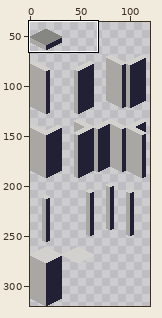
Two versions of one pixel-art file, assets/iso_tile_refrence_wall_sheet.aseprite. The first picture is a wide view before the edit; the outline marks the close-up.
Close-up. The starting point:
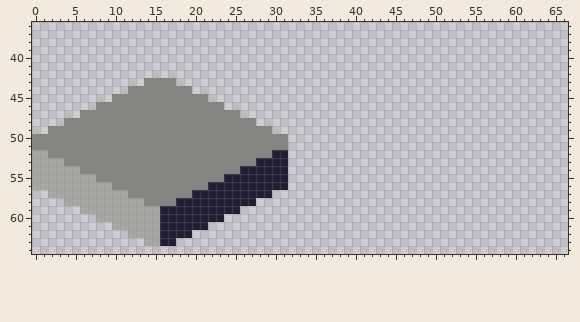
128x320 pixels, 1 frame. Shown: x 0..66, y 36..64. The wide view leaves out empty margins. The commit also changed other parts of the picture, which this record leaves out.
Now the later version:
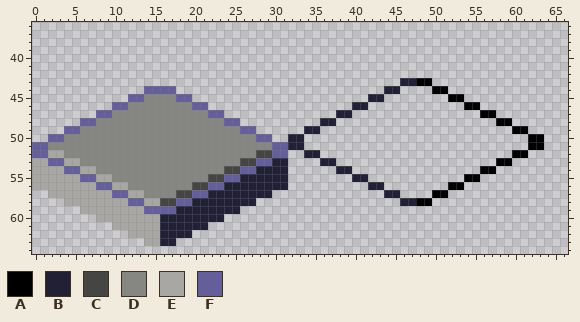
Palette (. is transparent): A #000000  B #222034  C #454543  D #868683  E #a8a7a4  F #645f99
From old to new:
{"y":43,"x":14,"old":"DDDD","new":"...."}
{"y":43,"x":46,"old":"....","new":"BBAA"}
{"y":44,"x":12,"old":"DDDDDDDD","new":"..FFFF.."}
{"y":44,"x":44,"old":"..","new":"BB"}
{"y":44,"x":50,"old":"..","new":"AA"}
{"y":45,"x":10,"old":"DDDD","new":"..FF"}
{"y":45,"x":18,"old":"DDDD","new":"FF.."}
{"y":45,"x":42,"old":"..","new":"BB"}
{"y":45,"x":52,"old":"..","new":"AA"}
{"y":46,"x":8,"old":"DDDD","new":"..FF"}
{"y":46,"x":20,"old":"DDDD","new":"FF.."}
{"y":46,"x":40,"old":"..","new":"BB"}
{"y":46,"x":54,"old":"..","new":"AA"}
{"y":47,"x":6,"old":"DDDD","new":"..FF"}
{"y":47,"x":22,"old":"DDDD","new":"FF.."}
{"y":47,"x":38,"old":"..","new":"BB"}
{"y":47,"x":56,"old":"..","new":"AA"}
{"y":48,"x":4,"old":"DDDD","new":"..FF"}
{"y":48,"x":24,"old":"DDDD","new":"FF.."}
{"y":48,"x":36,"old":"..","new":"BB"}
{"y":48,"x":58,"old":"..","new":"AA"}
{"y":49,"x":2,"old":"DDDD","new":"..FF"}
{"y":49,"x":26,"old":"DDDD","new":"FF.."}
{"y":49,"x":34,"old":"..","new":"BB"}
{"y":49,"x":60,"old":"..","new":"AA"}
{"y":50,"x":0,"old":"DDDD","new":"..FF"}
{"y":50,"x":28,"old":"DDDD..","new":"FF..BB"}
{"y":50,"x":62,"old":"..","new":"AA"}
{"y":51,"x":0,"old":"DD","new":"FF"}
{"y":51,"x":30,"old":"DD..","new":"FFBB"}
{"y":51,"x":62,"old":"..","new":"AA"}
{"y":52,"x":0,"old":"EEDD","new":"FFEE"}
{"y":52,"x":28,"old":"DDBB","new":"CCFF"}
{"y":52,"x":34,"old":"..","new":"BB"}
{"y":52,"x":60,"old":"..","new":"AA"}
{"y":53,"x":2,"old":"EEDD","new":"FFEE"}
{"y":53,"x":26,"old":"DDBB","new":"CCFF"}
{"y":53,"x":36,"old":"..","new":"BB"}
{"y":53,"x":58,"old":"..","new":"AA"}
{"y":54,"x":4,"old":"EEDD","new":"FFEE"}
{"y":54,"x":24,"old":"DDBB","new":"CCFF"}
{"y":54,"x":38,"old":"..","new":"BB"}
{"y":54,"x":56,"old":"..","new":"AA"}
{"y":55,"x":6,"old":"EEDD","new":"FFEE"}
{"y":55,"x":22,"old":"DDBB","new":"CCFF"}
{"y":55,"x":40,"old":"..","new":"BB"}
{"y":55,"x":54,"old":"..","new":"AA"}
{"y":56,"x":8,"old":"EEDD","new":"FFEE"}
{"y":56,"x":20,"old":"DDBB","new":"CCFF"}
{"y":56,"x":42,"old":"..","new":"BB"}
{"y":56,"x":52,"old":"..","new":"AA"}
{"y":57,"x":10,"old":"EEDD","new":"FFEE"}
{"y":57,"x":18,"old":"DDBB","new":"CCFF"}
{"y":57,"x":44,"old":"..","new":"BB"}
{"y":57,"x":50,"old":"..","new":"AA"}
{"y":58,"x":12,"old":"EEDDDDBB","new":"FFEECCFF"}
{"y":58,"x":46,"old":"....","new":"BBAA"}
{"y":59,"x":14,"old":"EEBB","new":"FFFF"}
